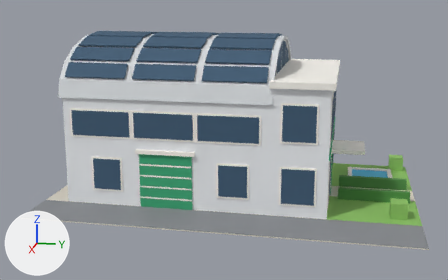
Renders of the glTF model assets/models/I121-2.glb from each side of a commit.
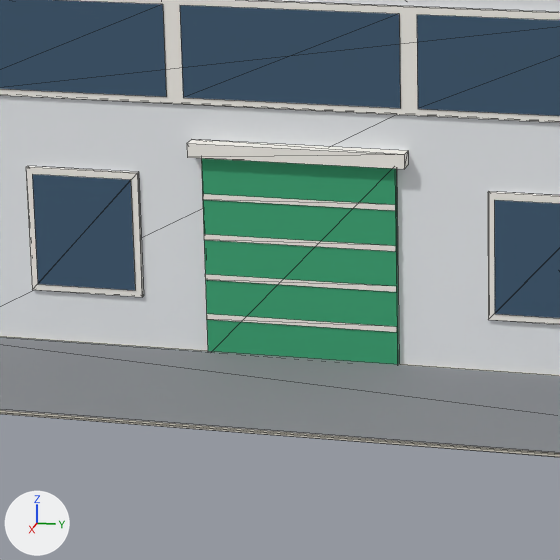
Each version appears first whole from a 50 mm camera at (40.74, 7.27, 13.75) aimed at (0.57, -0.76, 3.71), and next in a close-up on the part from 19% to 53% of the width and 40% to 94% of the height. Every picture has the same lights, and +X, +Y and +Z are marked at lower left. The older version's two pictures come first. The close-ups show mesh edges as thin lines. Where no turn or scale is listed for an object, it has been applied to the vertices.

Names of what the first close-up shows: 'band_frame.001', 'drive', 'garage_door', 'garage_door_frame', 'hall', 'roller_slat', 'roller_slat.001', 'roller_slat.002', 'roller_slat.003', 'window_band.011', 'window_band.012', 'window_band.013', 'window_frame.004', 'window_glass.003', 'window_glass.004', 'yard' and 1 more.
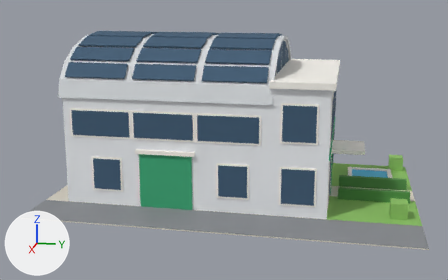
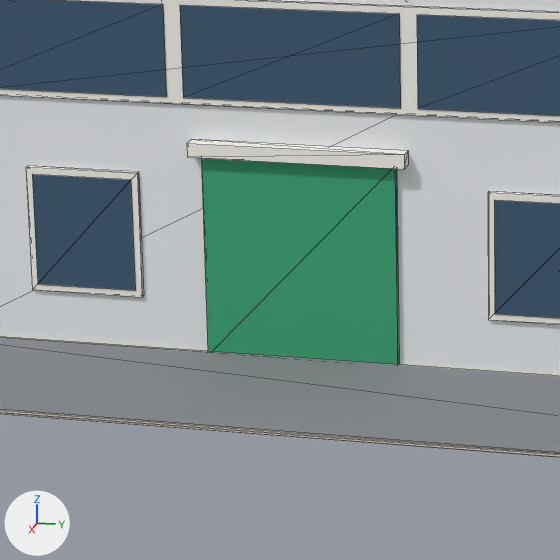
The change, as JSON lines over the scene's bpy script:
```json
{"op": "remove", "block": "ob_roller_slat", "code": ["ob_roller_slat = bpy.data.objects.new('roller_slat', me_mesh_72)", "ob_roller_slat.location = (0.0, 0.0, 0.0)"]}
{"op": "remove", "block": "ob_roller_slat_001", "code": ["ob_roller_slat_001 = bpy.data.objects.new('roller_slat.001', me_mesh_73)", "ob_roller_slat_001.location = (0.0, 0.0, 0.0)"]}
{"op": "remove", "block": "ob_roller_slat_002", "code": ["ob_roller_slat_002 = bpy.data.objects.new('roller_slat.002', me_mesh_74)", "ob_roller_slat_002.location = (0.0, 0.0, 0.0)"]}
{"op": "remove", "block": "ob_roller_slat_003", "code": ["ob_roller_slat_003 = bpy.data.objects.new('roller_slat.003', me_mesh_75)", "ob_roller_slat_003.location = (0.0, 0.0, 0.0)"]}
```

Pixel boxes [x1, y1, x2, y2] of what changed, in the close-ups (560 x 560 px):
```json
{"object": "roller_slat.003", "change": "deleted", "before": [202, 194, 395, 211]}
{"object": "roller_slat.002", "change": "deleted", "before": [204, 234, 396, 251]}
{"object": "roller_slat.001", "change": "deleted", "before": [205, 274, 396, 292]}
{"object": "roller_slat", "change": "deleted", "before": [206, 314, 397, 332]}
```
